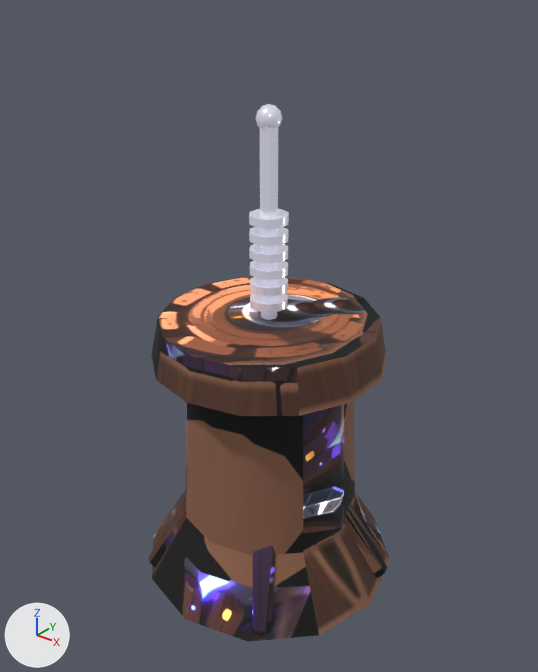
Two versions of the glTF model assets/noir/towers/spark.glb, one commit apart.
Both versions are drawn from a 50 mm camera at (1.76, -2.2, 2.96) aimed at (0.01, -0.01, 1.59). Arrows for +X, +Y and +Z are at lower left; the lights stay in place. The older version comes first. Vertices at exactly the same position are counted once.

Names of what the first picture shows: 'spark'.
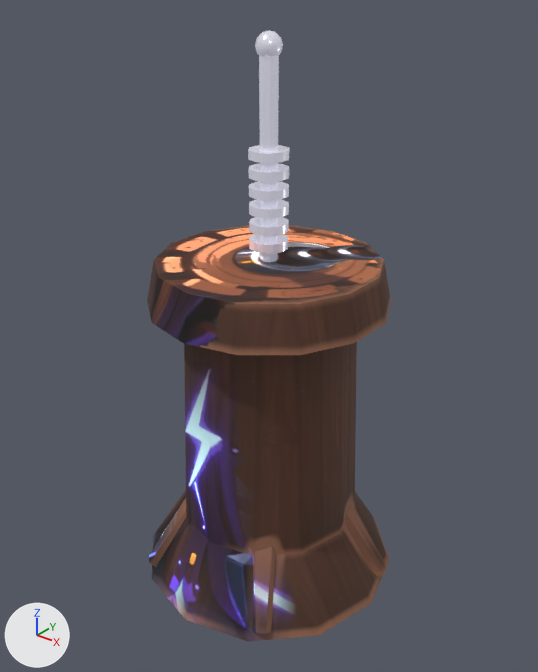
What differs and where, as boxes (x1, y1, x2, y2) in the pictures (538 x 672 px; the box of a moved part takes in the faces that stretch with it):
'spark', reshaped (14% taller)
    before: (149, 104, 389, 642)
    after: (147, 30, 391, 642)
part 1 of me_spark, moved or reshaped
    before: (151, 277, 387, 416)
    after: (147, 225, 391, 355)
part 2 of me_spark, moved or reshaped
    before: (260, 128, 278, 320)
    after: (259, 55, 279, 262)
part 3 of me_spark, moved or reshaped
    before: (250, 293, 288, 313)
    after: (249, 234, 288, 254)
part 4 of me_spark, moved or reshaped
    before: (250, 277, 288, 296)
    after: (249, 217, 289, 236)
part 5 of me_spark, moved or reshaped
    before: (250, 261, 288, 280)
    after: (249, 199, 289, 219)
part 6 of me_spark, moved or reshaped
    before: (249, 244, 288, 263)
    after: (249, 181, 289, 200)
part 7 of me_spark, moved or reshaped
    before: (249, 227, 288, 246)
    after: (248, 163, 289, 182)
part 8 of me_spark, moved or reshaped
    before: (249, 209, 289, 229)
    after: (248, 145, 289, 163)
part 9 of me_spark, moved or reshaped
    before: (255, 104, 282, 129)
    after: (255, 30, 283, 56)
part 10 of me_spark, moved or reshaped
    before: (186, 401, 355, 556)
    after: (184, 342, 357, 556)
part 11 of me_spark, surface changed
    before: (149, 104, 389, 642)
    after: (147, 30, 391, 642)

What the commit changed:
me_spark is used by ob_spark; location (0.0, 0.0, 0.6).
me_spark had 314 vertices, 564 faces and spanned x -0.58..0.58, y -0.58..0.58, z -0.15..1.93.
me_spark now has 314 vertices, 564 faces and spans x -0.58..0.58, y -0.58..0.58, z -0.15..2.18.
me_spark part 1: the loose piece of 28 vertices spanning x -0.49..0.49, y -0.5..0.5, z 0.9..1.08 is moved by (0.0, 0.0, 0.25).
me_spark part 2: the loose piece of 16 vertices spanning x -0.04..0.04, y -0.04..0.04, z 1.02..1.88 is moved by (0.0, 0.0, 0.25).
me_spark part 3: the loose piece of 20 vertices spanning x -0.08..0.08, y -0.08..0.08, z 1.13..1.17 is moved by (0.0, 0.0, 0.25).
me_spark part 4: the loose piece of 20 vertices spanning x -0.08..0.08, y -0.08..0.08, z 1.2..1.24 is moved by (0.0, 0.0, 0.25).
me_spark part 5: the loose piece of 20 vertices spanning x -0.08..0.08, y -0.08..0.08, z 1.27..1.31 is moved by (0.0, 0.0, 0.25).
me_spark part 6: the loose piece of 20 vertices spanning x -0.08..0.08, y -0.08..0.08, z 1.34..1.38 is moved by (0.0, 0.0, 0.25).
me_spark part 7: the loose piece of 20 vertices spanning x -0.08..0.08, y -0.08..0.08, z 1.41..1.45 is moved by (0.0, 0.0, 0.25).
me_spark part 8: the loose piece of 20 vertices spanning x -0.08..0.08, y -0.08..0.08, z 1.48..1.52 is moved by (0.0, 0.0, 0.25).
me_spark part 9: the loose piece of 42 vertices spanning x -0.05..0.05, y -0.05..0.05, z 1.83..1.93 is moved by (0.0, 0.0, 0.25).
me_spark part 10: all 12 vertices in x -0.36..0.36, y -0.36..0.36, z 0.9 are moved by (0.0, 0.0, 0.25).
me_spark part 11: 539 kept faces spanning x -0.58..0.58, y -0.58..0.58, z -0.15..2.18 get new texture (UV) coordinates.
